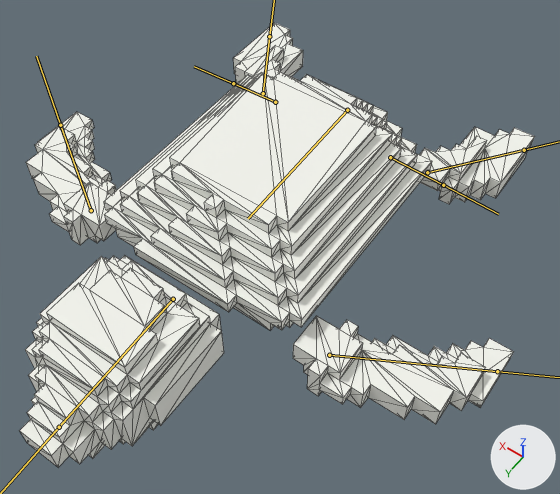
What one commit did to the FBX model Meshes/Turtle_01a.fbx.
The view is the same before and after, from a 50 mm lens placed at (-2.54, 3.19, 4.79), pointed at (-0.25, -0.02, -0.25). Lighting does not change. The marker at lower right points along +X, +Y and +Z. The bones that bend it are drawn over the model as lines. Mesh edges are drawn as thin lines.

The first picture shows 'SM_Turtle_A1_ML.003'.
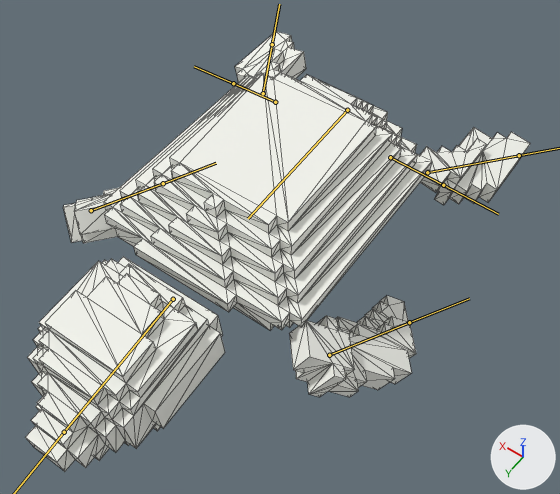
The newer file adds an action. The first version stands in its rest pose; the second is drawn at frame 21 of the action 'Armature|Swim'.

What the commit changed:
Bone 'Head' (bone_head) turns from (0, 0, 0) to (-5, 0, 0) degrees about its own x, y and z.
Bone 'R.Arm' (bone_r_arm) turns from (0, 0, 0) to (-39, -15, -28) degrees about its own x, y and z.
Bone 'L.Arm' (bone_l_arm) turns from (0, 0, 0) to (-39, 15, 28) degrees about its own x, y and z.
Bone 'R.Leg' (bone_r_leg) turns from (0, 0, 0) to (-6, -8, 1) degrees about its own x, y and z.
Bone 'L.Leg' (bone_l_leg) turns from (0, 0, 0) to (-6, 8, -1) degrees about its own x, y and z.

Boxes (x1, y1, x2, y2) around the edits, measured in the pictures (560 x 494 px):
'SM_Turtle_A1_ML.003', posed
    before: (20, 23, 535, 467)
    after: (25, 31, 530, 471)
bone 'Head', root to tip
    before: (173, 299) to (59, 427)
    after: (173, 299) to (64, 432)
bone 'R.Arm', root to tip
    before: (91, 210) to (60, 125)
    after: (91, 210) to (163, 183)
bone 'L.Arm', root to tip
    before: (329, 355) to (497, 371)
    after: (329, 355) to (409, 322)
bone 'R.Leg', root to tip
    before: (263, 93) to (269, 36)
    after: (263, 93) to (272, 44)
bone 'L.Leg', root to tip
    before: (427, 172) to (524, 150)
    after: (427, 172) to (519, 155)
